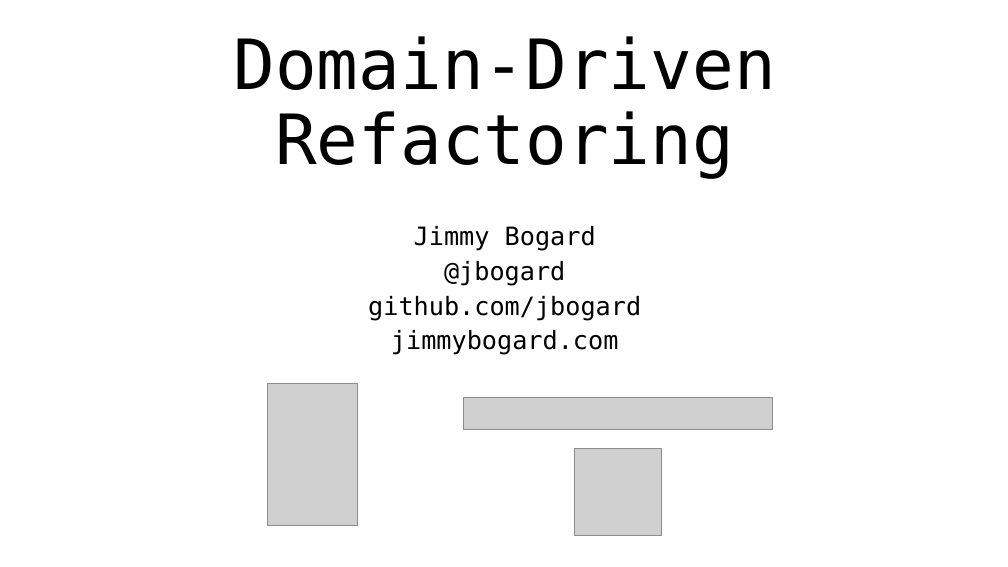
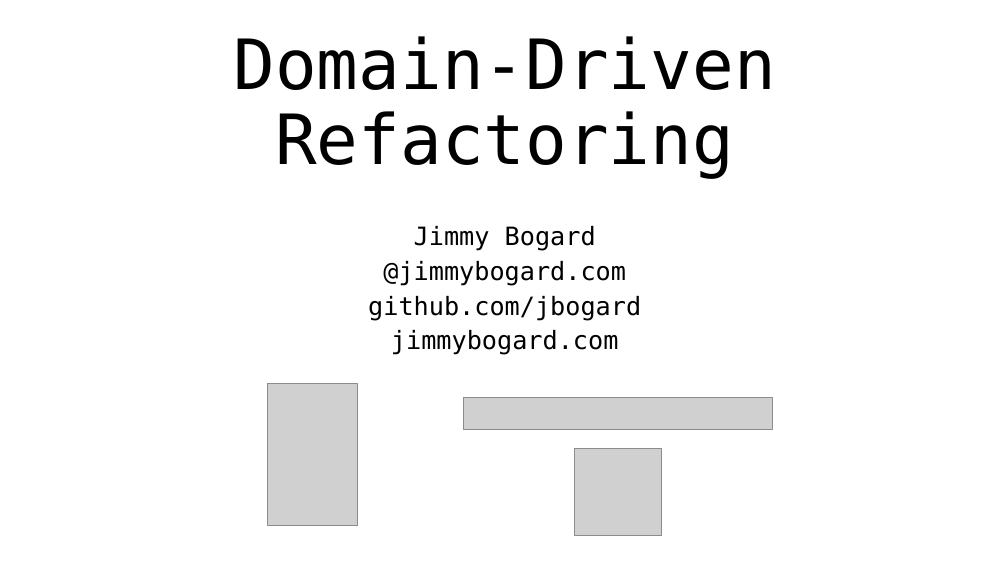
Before and after one commit to jbogard/presentations, a slide deck: slide 1 of DomainDrivenRefactoring/DomainDrivenRefactoring.pptx. Drawn at 1008x567 pixels with LibreOffice and Linux fonts; fonts in the diff are those of the drawing; grey boxes stand for pictures. Boxes give left, top, right and bottom in pixels: in the first picture for what was removed or moved away, otherwise in the second. Text is boxed around its words. In the diff, an @@ line names an element or a change of style, - is before the commit and + after.

```diff
--- a/DomainDrivenRefactoring/DomainDrivenRefactoring.pptx
+++ b/DomainDrivenRefactoring/DomainDrivenRefactoring.pptx
@@ subtitle at (383, 261, 626, 286): text changed @@
-@jbogard
+@jimmybogard.com
```
Also in this commit, not shown: 11 other slides changed, 3 other files.
